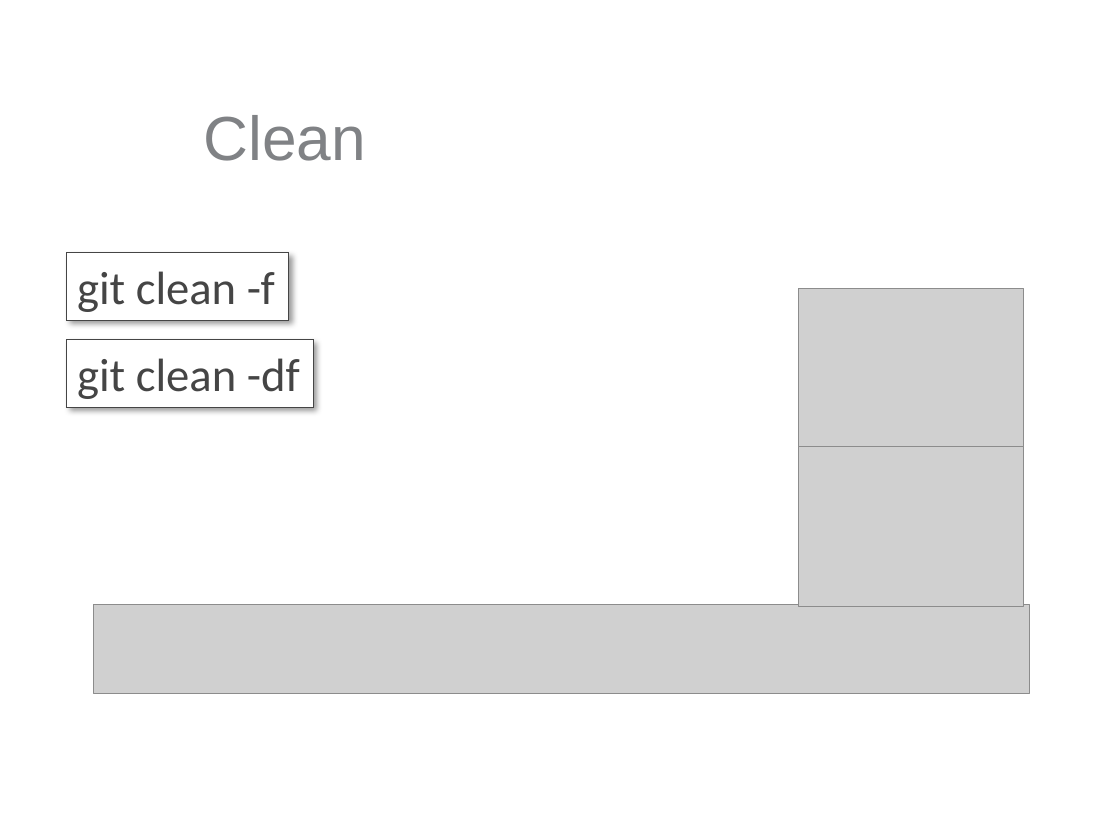
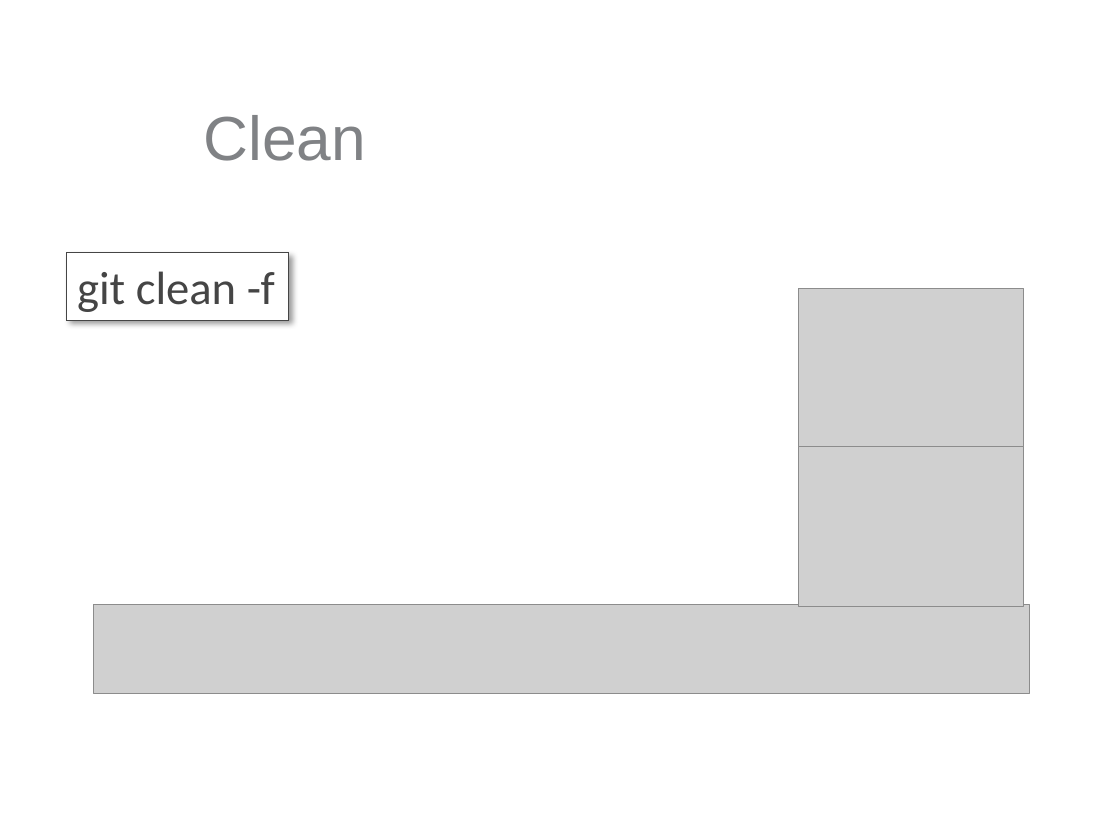
Before and after one commit to marcelocordeiro/Git-Minicurso, a slide deck: slide 78 of Slides.pptx (slide 80 before the commit). Drawn at 1120x840 pixels with LibreOffice and Linux fonts; fonts in the diff are those of the drawing; grey boxes stand for pictures; background and template pictures are left out. Boxes give left, top, right and bottom in pixels: in the first picture for what was removed or moved away, otherwise in the second. Text is boxed around its words. In the diff, an @@ line names an element or a change of style, - is before the commit and + after.

```diff
--- a/Slides.pptx
+++ b/Slides.pptx
@@ rectangle removed at (x1=66, y1=339, x2=314, y2=408) @@
-git clean -df
```
Also in this commit, not shown: 9 other slides changed, 1 slide added, 3 slides removed.
